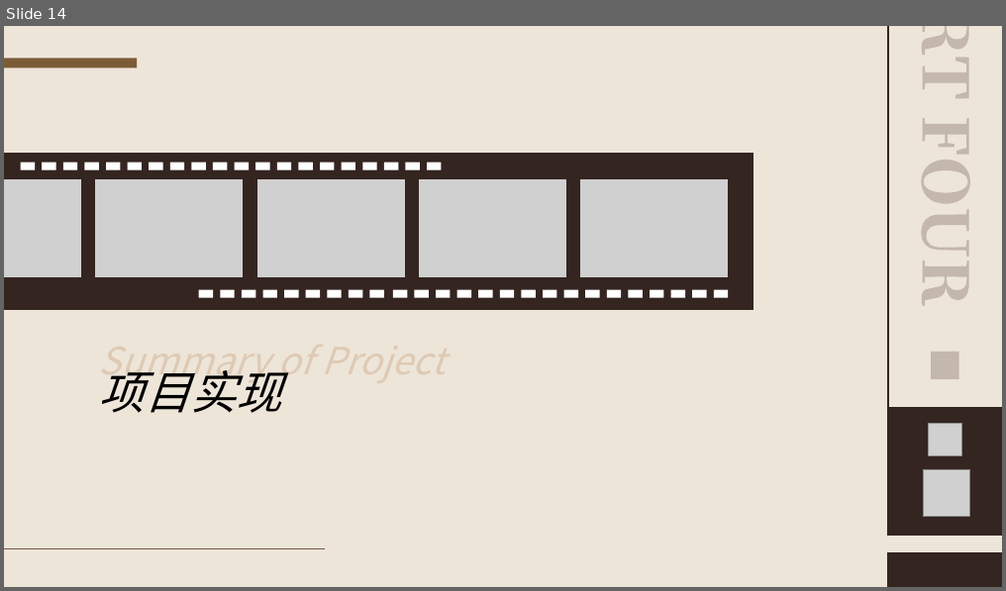
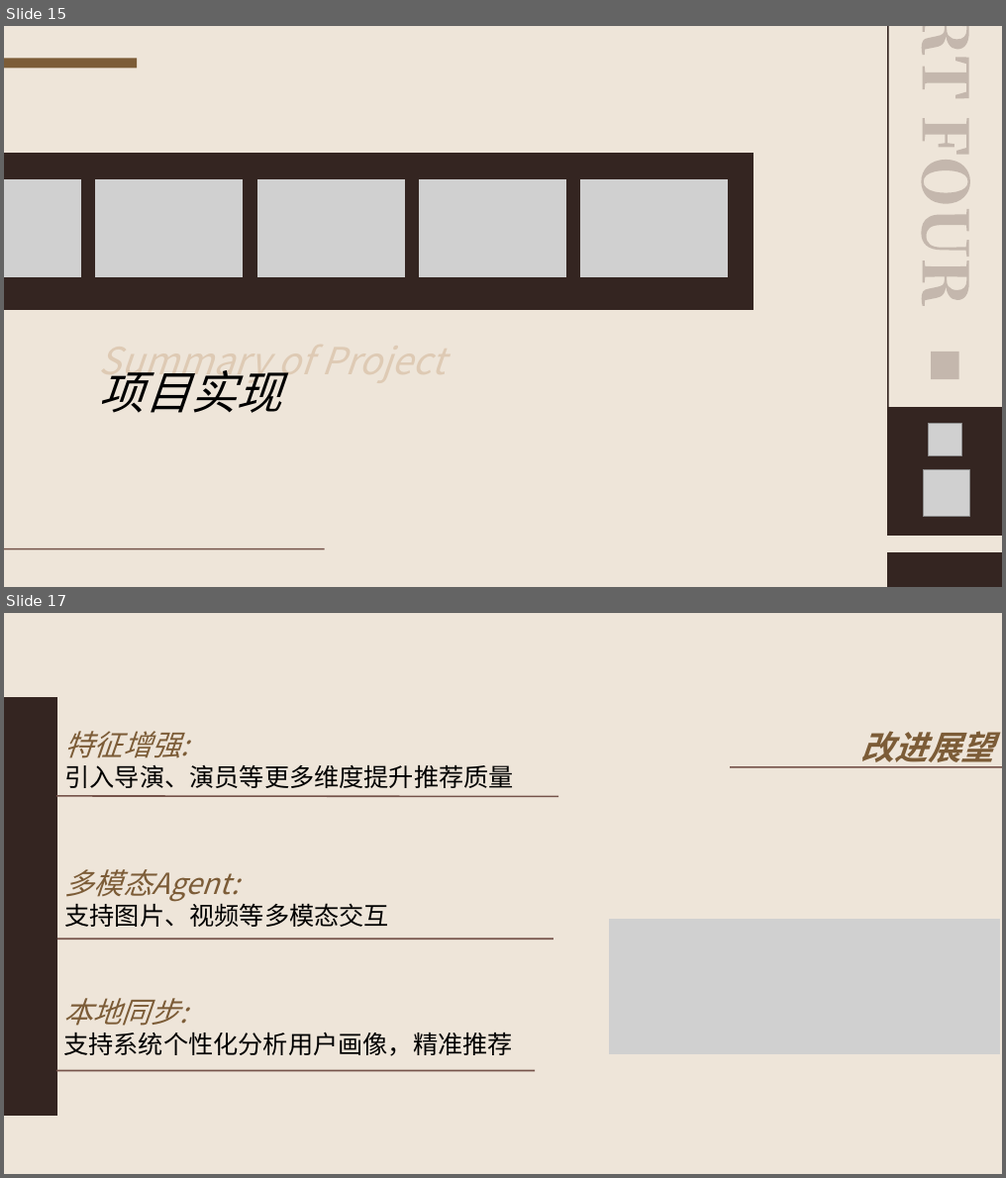
Before and after one commit to WingWR/CineScope, a slide deck: docs/CineScope.pptx. Shown one above the other, each under a label of ours: slide 14 before the commit, slides 15 and 17 after it; the slides between them are not shown. The pictures are 1006x591 and 1006x1178 pixels, drawn with LibreOffice and Linux fonts; fonts in the diff are those of the drawing; grey boxes stand for pictures. Boxes give left, top, right and bottom in pixels: in the first picture for what was removed or moved away, otherwise in the second. Text is boxed around its words. In the diff, an @@ line names an element or a change of style, - is before the commit and + after.

```diff
--- a/docs/CineScope.pptx
+++ b/docs/CineScope.pptx
@@ slide 17 added at bbox=[4, 613, 1002, 1174], background #EEE5D9 @@
@@ freeform shape added at bbox=[4, 697, 57, 1116], fill #342521 @@
@@ text added at bbox=[64, 731, 514, 788], 24 pt, text #000000 @@
+特征增强:
+引入导演、演员等更多维度提升推荐质量
@@ text added at bbox=[861, 731, 994, 768], 32 pt, text #7C5C37, bold, italic @@
+改进展望
@@ line added from (731, 767) to (1002, 767), #75534A 1.5 pt @@
@@ line added from (56, 796) to (558, 796), #75534A 1.5 pt @@
@@ text added at bbox=[64, 869, 389, 927], 24 pt, text #000000 @@
+多模态Agent:
+支持图片、视频等多模态交互
@@ picture added at bbox=[609, 919, 1000, 1056] @@
@@ line added from (57, 940) to (553, 940), #75534A 1.5 pt @@
@@ text added at bbox=[63, 998, 513, 1057], 24 pt, text #000000 @@
+本地同步:
+支持系统个性化分析用户画像，精准推荐
@@ line added from (56, 1071) to (535, 1071), #75534A 1.5 pt @@
@@ what was slide 14 is now slide 15 @@
@@ slide 15 changed as well @@
@@ group removed at bbox=[21, 163, 442, 171]: 20 rectangles @@
@@ group removed at bbox=[199, 290, 728, 298]: 25 rectangles @@
```
Also in this commit, not shown: 10 other slides changed, 6 other slides added, 7 slides removed, 2 other files.
